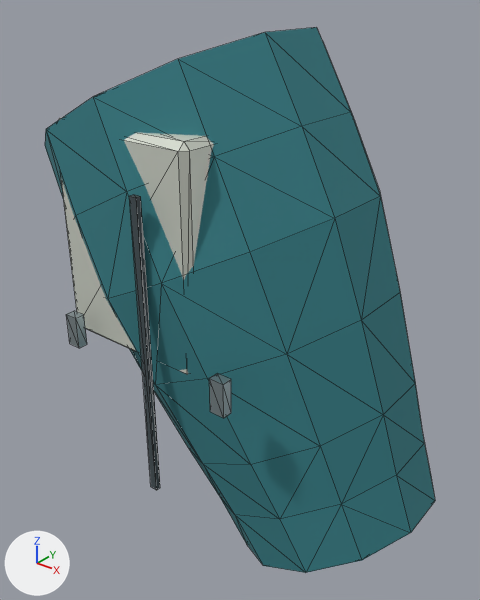
One commit to the glTF model Resource/Export/Modules/Outfit_Explorer_Female_Heavy_Sleeve_L.glb: the scene before it, then after it.
Both versions are drawn from a 50 mm lens placed at (0.503, -0.31, 1.494), pointed at (0.26, -0.007, 1.306). Lighting does not change. The marker at lower left points along +X, +Y and +Z. The picture after the commit comes second. Mesh edges are drawn as thin lines. Vertices at exactly the same position are counted once.

The older version as bpy lines, for what is in view:
```python
me_outfit_explorer_female_heavy_sleeve_l_mesh_001 = bpy.data.meshes.new('Outfit_Explorer_Female_Heavy_Sleeve_L_Mesh.001')
me_outfit_explorer_female_heavy_sleeve_l_mesh_001.from_pydata(...)  # 132 vertices, 244 faces; spans x 0.131..0.398, y -0.101..0.092, z 1.141..1.47
# faces by material slot: [164, 44, 12, 24]
me_outfit_explorer_female_heavy_sleeve_l_mesh_001.materials.append(mat_cloth_teal)  # cyan #357e86
me_outfit_explorer_female_heavy_sleeve_l_mesh_001.materials.append(mat_ceramic)  # light grey #d4d8cd
me_outfit_explorer_female_heavy_sleeve_l_mesh_001.materials.append(mat_fabric_seam)  # greyish blue #424d52
me_outfit_explorer_female_heavy_sleeve_l_mesh_001.materials.append(mat_fastener_titanium)  # grey #a8b6ba
ob_outfit_explorer_female_heavy_sleeve_l = bpy.data.objects.new('Outfit_Explorer_Female_Heavy_Sleeve_L', me_outfit_explorer_female_heavy_sleeve_l_mesh_001)
ob_outfit_explorer_female_heavy_sleeve_l.location = (0.0, 0.0, 0.0)
```
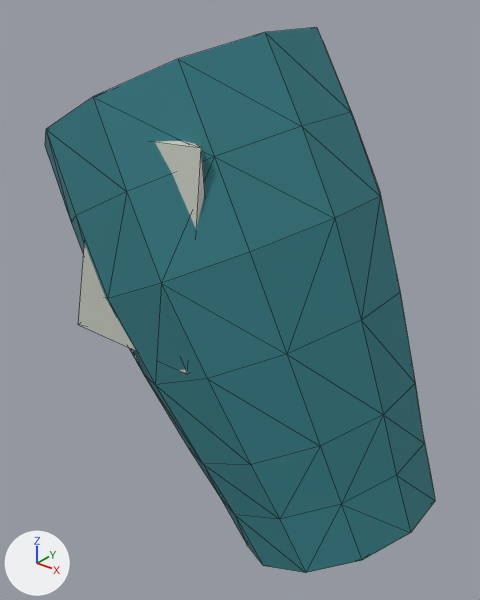
Boxes [x1, y1, x2, y2] around the edits, measured in the pictures (480 x 600 px):
```json
{"part": 1, "of": "me_outfit_explorer_female_heavy_sleeve_l_mesh_001", "change": "deleted", "before": [66, 311, 87, 348]}
{"part": 2, "of": "me_outfit_explorer_female_heavy_sleeve_l_mesh_001", "change": "deleted", "before": [209, 373, 231, 418]}
{"part": 3, "of": "me_outfit_explorer_female_heavy_sleeve_l_mesh_001", "change": "deleted", "before": [129, 195, 160, 490]}
{"part": 4, "of": "me_outfit_explorer_female_heavy_sleeve_l_mesh_001", "change": "cut back", "before": [59, 118, 214, 374], "after": [159, 141, 205, 374], "on screen": "mostly hidden afterwards"}
```

Scene script edits in JSON lines:
```json
{"block": "me_outfit_explorer_female_heavy_sleeve_l_mesh_001", "where": "# used by ob_outfit_explorer_female_heavy_sleeve_l; location = (0.0, 0.0, 0.0)"}
{"op": "remove", "block": "me_outfit_explorer_female_heavy_sleeve_l_mesh_001", "code": "me_outfit_explorer_female_heavy_sleeve_l_mesh_001.from_pydata(...)  # 132 vertices, 244 faces; spans x 0.131..0.398, y -0.101..0.092, z 1.141..1.47"}
{"op": "add", "block": "me_outfit_explorer_female_heavy_sleeve_l_mesh_001", "code": "me_outfit_explorer_female_heavy_sleeve_l_mesh_001.from_pydata(...)  # 96 vertices, 184 faces; spans x 0.131..0.398, y -0.092..0.092, z 1.141..1.47"}
{"block": "me_outfit_explorer_female_heavy_sleeve_l_mesh_001", "change": "me_outfit_explorer_female_heavy_sleeve_l_mesh_001 part 1: the loose piece of 8 vertices spanning x 0.204..0.213, y -0.101..-0.095, z 1.295..1.315 is deleted"}
{"block": "me_outfit_explorer_female_heavy_sleeve_l_mesh_001", "change": "me_outfit_explorer_female_heavy_sleeve_l_mesh_001 part 2: the loose piece of 8 vertices spanning x 0.316..0.325, y -0.101..-0.095, z 1.295..1.315 is deleted"}
{"block": "me_outfit_explorer_female_heavy_sleeve_l_mesh_001", "change": "me_outfit_explorer_female_heavy_sleeve_l_mesh_001 part 3: the loose piece of 8 vertices spanning x 0.262..0.267, y -0.096..-0.093, z 1.213..1.397 is deleted"}
{"block": "me_outfit_explorer_female_heavy_sleeve_l_mesh_001", "change": "me_outfit_explorer_female_heavy_sleeve_l_mesh_001 part 4"}
{"block": "me_outfit_explorer_female_heavy_sleeve_l_mesh_001", "change": "15 vertices are removed from x 0.19..0.29, y -0.086..-0.054, z 1.295..1.425"}
{"block": "me_outfit_explorer_female_heavy_sleeve_l_mesh_001", "change": "40 faces are deleted"}
{"block": "me_outfit_explorer_female_heavy_sleeve_l_mesh_001", "change": "5 vertices move within x 0.19..0.29, y -0.086..-0.054, z 1.299..1.421"}
{"block": "me_outfit_explorer_female_heavy_sleeve_l_mesh_001", "change": "3 vertices are added at (0.24, -0.07, 1.295), (0.24, -0.07, 1.425), (0.29, -0.066, 1.299)"}
{"block": "me_outfit_explorer_female_heavy_sleeve_l_mesh_001", "change": "16 new faces join them, mat_ceramic (light grey #d4d8cd)"}
{"op": "remove", "block": "me_outfit_explorer_female_heavy_sleeve_l_mesh_001", "code": "me_outfit_explorer_female_heavy_sleeve_l_mesh_001.materials.append(mat_fabric_seam)  # greyish blue #424d52"}
{"op": "remove", "block": "me_outfit_explorer_female_heavy_sleeve_l_mesh_001", "code": "me_outfit_explorer_female_heavy_sleeve_l_mesh_001.materials.append(mat_fastener_titanium)  # grey #a8b6ba"}
```
